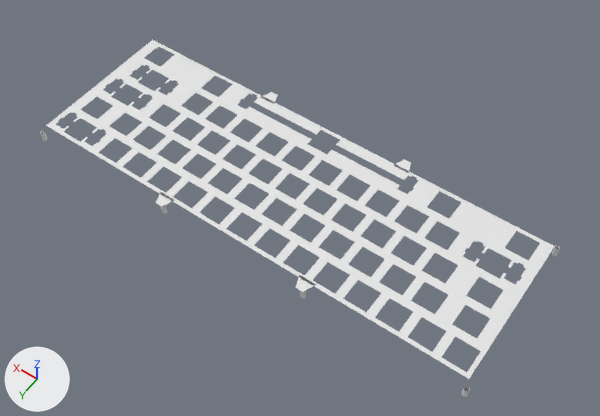
One commit to the Blender file raw data/wkl_60.blend: the scene before it, then after it.
The view is the same before and after, from a 50 mm camera at (-35.0, 295.0, 363.0) aimed at (134.0, 58.0, -9.0). Every picture has the same lights, and +X, +Y and +Z are marked at lower left.

Names of what the first picture shows: '0_switch', '1_baut', 'Plane'.
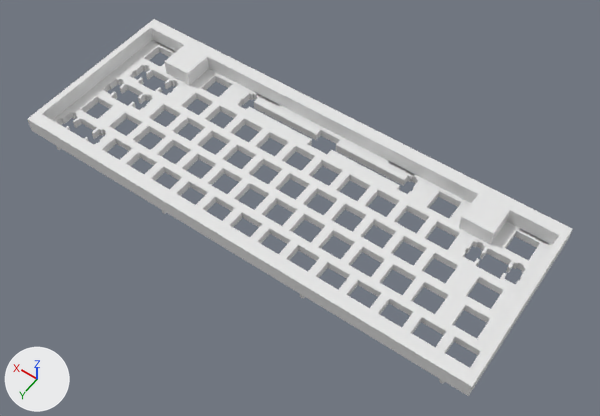
Where the change shows, as pixel boxes [x1, y1, x2, y2] in the pictures (600 x 416 px; the box of a moved part takes in the faces that stretch with it):
'0_switch', reshaped
    before: [46, 40, 555, 379]
    after: [53, 40, 553, 369]
'0_top', shown
    after: [27, 19, 573, 396]
'0_switch_add', added
    after: [59, 48, 539, 355]
'1_baut', reshaped
    before: [40, 39, 560, 397]
    after: [56, 146, 445, 383]
part 1 of me_0_curve, added
    after: [58, 46, 540, 352]
part 3 of me_0_curve__002, moved or reshaped
    before: [40, 130, 48, 141]
    after: [56, 146, 445, 383]
part 4 of me_0_curve__002, deleted
    before: [552, 245, 560, 256]
part 5 of me_0_curve__002, deleted
    before: [462, 385, 470, 397]
part 6 of me_plane, rebuilt
    before: [262, 92, 411, 173]
    after: [256, 94, 415, 175]
part 7 of me_plane, rebuilt (not visible afterwards)
    before: [156, 192, 316, 292]
part 8 of me_plane, added
    after: [155, 42, 546, 244]

The change, as a diff of the scene's bpy script:
```diff
--- a/raw data/wkl_60.blend.py
+++ b/raw data/wkl_60.blend.py
@@ me_0_curve @@
 # used by ob_0_switch; location = (147.0, 53.7, 0.0)
-me_0_curve.from_pydata(...)  # 396 vertices, 510 faces; spans x -143.0..143.0, y -48.0..48.0, z 0.0
+me_0_curve.from_pydata(...)  # 792 vertices, 1416 faces; spans x -143.0..143.0, y -48.0..48.0, z -2.0..0.0
+# me_0_curve part 1: 396 vertices added at x -143.0..143.0, y -48.0..48.0, z -2.0
@@ me_0_curve__001 @@
 # used by ob_0_top; location = (147.0, 53.7, 0.0)
-me_0_curve__001.from_pydata(...)  # 16 vertices, 16 faces; spans x -147.0..147.0, y -56.0..56.0, z 0.0
+me_0_curve__001.from_pydata(...)  # 32 vertices, 48 faces; spans x -147.0..147.0, y -56.0..56.0, z 0.0..10.0
+# me_0_curve__001 part 2
+# 16 faces are deleted
+# 16 new vertices lie (0.0, 0.0, 10.0) away from vertices in x -147.0..147.0, y -56.0..56.0, z 0.0
+# 48 new faces join them
@@ me_0_curve__002 @@
 me_0_curve__002.from_pydata(...)  # 320 vertices, 160 faces; spans x -145.0..145.0, y -52.0..52.0, z -10.0..-3.0
 # used by ob_1_baut; location = (147.0, 53.7, 0.0)
+# me_0_curve__002 part 3: the loose piece of 40 vertices spanning x 142.0..145.0, y 49.0..52.0, z -10.0..-3.0 is moved by (-12.0, 0.0, 0.0)
+# me_0_curve__002 part 4: the loose piece of 40 vertices spanning x -145.0..-142.0, y -52.0..-49.0, z -10.0..-3.0 is deleted
+# me_0_curve__002 part 5: the loose piece of 40 vertices spanning x -145.0..-142.0, y 49.0..52.0, z -10.0..-3.0 is deleted
@@ me_plane @@
 # used by ob_plane; location = (147.0, 53.7, 0.0); scale = (0.0118, 0.0118, 0.0118)
 # verts and faces of me_plane; kept vertices keep their numbers, new ones are numbered from 8
-me_plane.from_pydata(...)  # 8 vertices, 2 faces; spans x 3622.0..4514.0, y -4585.0..4579.0, z 0.0
+me_plane.from_pydata(...)  # 16 vertices, 4 faces; spans x 3288.0..11923.0, y -4540.0..4527.0, z 0.0
+# me_plane part 6: the loose piece of 4 vertices spanning x 3622.0..4514.0, y -4585.0..-3937.0, z 0.0 is rebuilt with 4 vertices and now spans x 3288.0..4849.0, y -4540.0..-3937.0, z 0.0
+# me_plane part 7: the loose piece of 4 vertices spanning x 3622.0..4514.0, y 3932.0..4579.0, z 0.0 is rebuilt with 4 vertices and now spans x 3288.0..4849.0, y 3932.0..4527.0, z 0.0
+# me_plane part 8
+verts[12] = (11923.0, -3937.0, 0.0)  # pixel (154, 42)
+verts[13] = (10362.0, -3937.0, 0.0)  # pixel (175, 53)
+verts[14] = (11609.0, -4540.0, 0.0)
+verts[15] = (10676.0, -4540.0, 0.0)
+faces += [(12, 13, 15, 14)]
@@ me_0_curve__003 @@
+me_0_curve__003.from_pydata(...)  # 792 vertices, 1416 faces; spans x -143.0..143.0, y -48.0..48.0, z -4.0..0.0
@@ ob_0_top @@
 ob_0_top.location = (147.0, 53.7, 0.0)
-ob_0_top.hide_set(True)
@@ ob_0_switch_add @@
+ob_0_switch_add = bpy.data.objects.new('0_switch_add', me_0_curve__003)
+ob_0_switch_add.location = (147.0, 53.7, -1.5)
```
